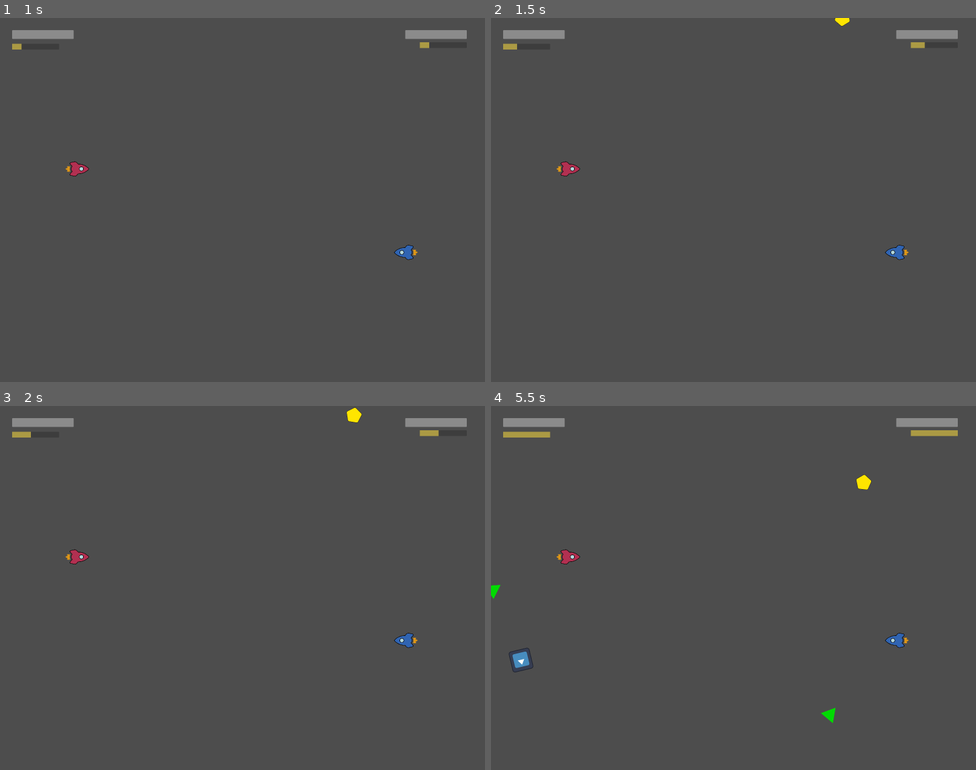
Above: before the commit, frames 1-4 (two rows, left to right).
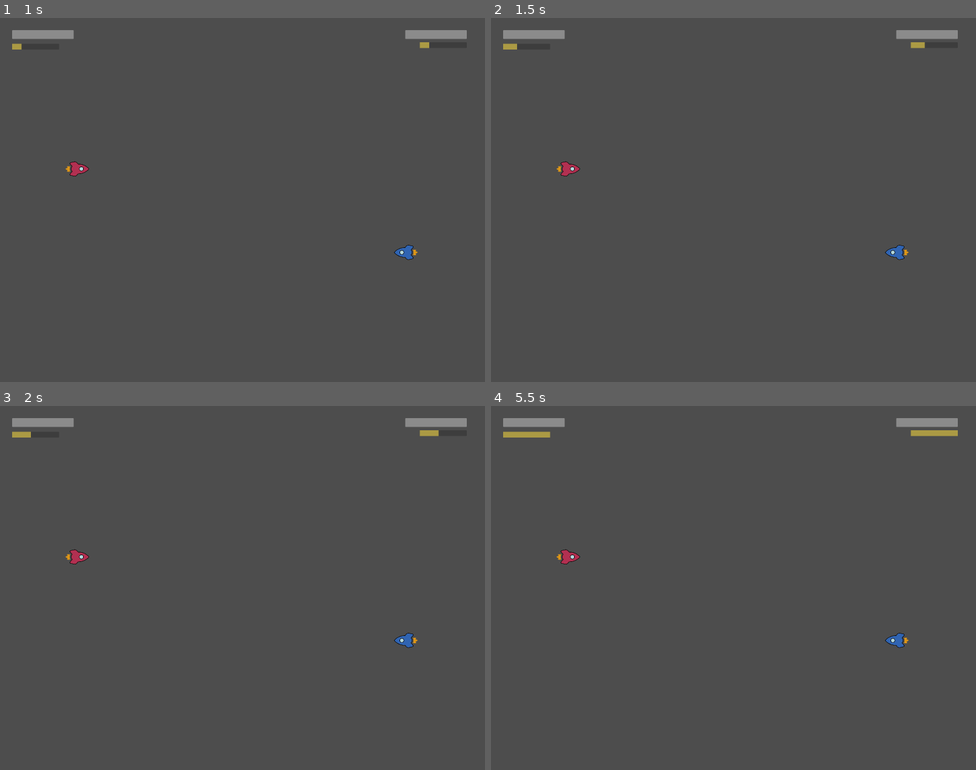
Above: after the commit, the same moments.

Repository: RajwolChapagain/Arcade-Game
Game: Godot game, scene res://main.tscn
Same seed, same stepped clock (60 frames per second), same inputs: the game is played once before the commit and once after it. The engine's default icon, where the game draws it, is replaced by a stand-in: a white triangle on a blue panel in a dark square.
Inputs:
- Up to frame 1 (1 s): tap Enter at 0.5 s
- Up to frame 2 (1.5 s): tap Space at 1.25 s
- Up to frame 3 (2 s): no input
- Up to frame 4 (5.5 s): tap Enter at 2 s; tap Space at 2.75 s

Frame 1 is identical in both runs. In frame 2, less than 0.1% of the frame differs, in the area x 70-74%, y 0-3%; in frame 3, 0.1%; in frame 4, 0.4%, in the area x 0-79%, y 18-88%.

Commit message:
Make ships bounce on collision

Diff:
--- a/powerups/spawner.tscn
+++ b/powerups/spawner.tscn
@@ -13,6 +13,7 @@
 powerups = [ExtResource("2_qvy86"), ExtResource("2_e3ppi"), ExtResource("4_0yvf8"), ExtResource("5_s6osl")]
 
 [node name="Timer" type="Timer" parent="."]
+wait_time = 10.0
 autostart = true
 
 [node name="Path2D" type="Path2D" parent="."]
--- a/ship/ship.gd
+++ b/ship/ship.gd
@@ -34,8 +34,8 @@
 
 const ONLY_SHIP1_BULLET_LAYER = 4
 const ONLY_SHIP2_BULLET_LAYER = 5
+const SHARED_BULLET_LAYER = 3
 
-const SHARED_BULLET_LAYER = 3
 
 var shield_button_is_pressed = false
 var fire_button_is_pressed = false
@@ -69,6 +69,10 @@
 
 	if velocity.length() < MAX_VELOCITY_MAGNITUDE - 5: #Subtracting by 5 because length is not always exactly equal to 1500
 		super_percentage += delta * 100 / TIME_TO_FILL_SUPER
+
+	for i in get_slide_collision_count():
+		var collision = get_slide_collision(i)
+		print(collision.get_collider().name)
 
 func _input(event):
 	if is_dashing:
@@ -173,3 +177,7 @@
 	super_instance.set_collision_mask_value(ONLY_SHIP2_BULLET_LAYER, true)
 	super_instance.set_collision_mask_value(ONLY_SHIP1_BULLET_LAYER, true)
 	add_child(super_instance)
+
+func _on_force_field_area_entered(area):
+	if area.name == "ForceField":
+		velocity = -velocity
--- a/ship/ship.tscn
+++ b/ship/ship.tscn
@@ -9,6 +9,9 @@
 
 [sub_resource type="RectangleShape2D" id="RectangleShape2D_18nrc"]
 size = Vector2(190, 122)
+
+[sub_resource type="CircleShape2D" id="CircleShape2D_38jh8"]
+radius = 99.1262
 
 [node name="Ship" type="CharacterBody2D" groups=["ship"]]
 script = ExtResource("1_5xbcq")
@@ -48,6 +51,15 @@
 [node name="BulletOrigin" type="Marker2D" parent="."]
 position = Vector2(96, 0)
 
+[node name="ForceField" type="Area2D" parent="."]
+collision_layer = 128
+collision_mask = 128
+
+[node name="CollisionShape2D" type="CollisionShape2D" parent="ForceField"]
+shape = SubResource("CircleShape2D_38jh8")
+debug_color = Color(0.890196, 0.227451, 0.588235, 0.419608)
+
 [connection signal="timeout" from="SuperTimer" to="." method="_on_super_timer_timeout"]
 [connection signal="screen_exited" from="VisibilityNotifier" to="." method="_on_visibility_notifier_screen_exited"]
 [connection signal="timeout" from="ShieldTimer" to="." method="_on_shield_timer_timeout"]
+[connection signal="area_entered" from="ForceField" to="." method="_on_force_field_area_entered"]
Not shown: 1 places in ship/ship.tscn that only renumber resources
